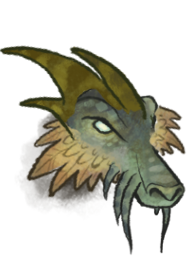
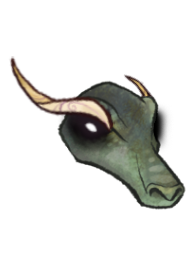
The second 192×256 image is a revision of the first. Changes to its layers:
added layer "Haunt Shadow Horns Untinted.png" above "Head/Face Details" over [9, 56, 174, 162]
added group "Head/Face Details" with 61 layers above "Background" over [31, 45, 187, 172]
hid "Background" (6th of 17) over [0, 45, 156, 142]
hid "Background" (12th of 17) over [65, 149, 172, 256]
hid "Background" (13th of 17) over [14, 104, 187, 221]
hid "Background" (16th of 17) over [153, 205, 172, 254]
